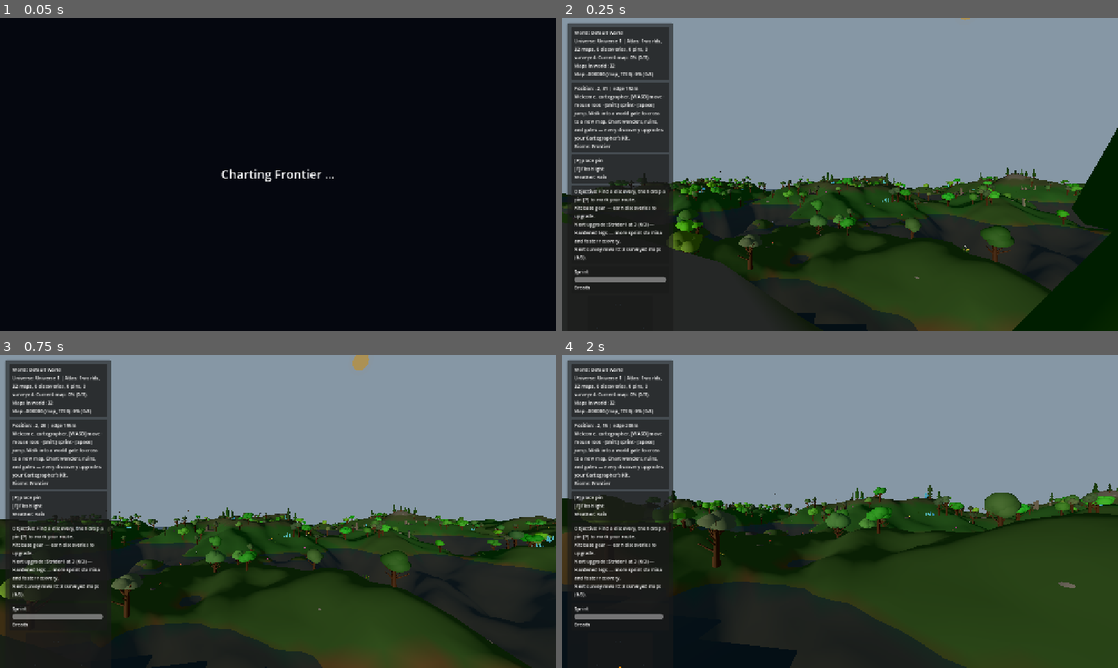
Above: before the commit, frames 1-4 (two rows, left to right).
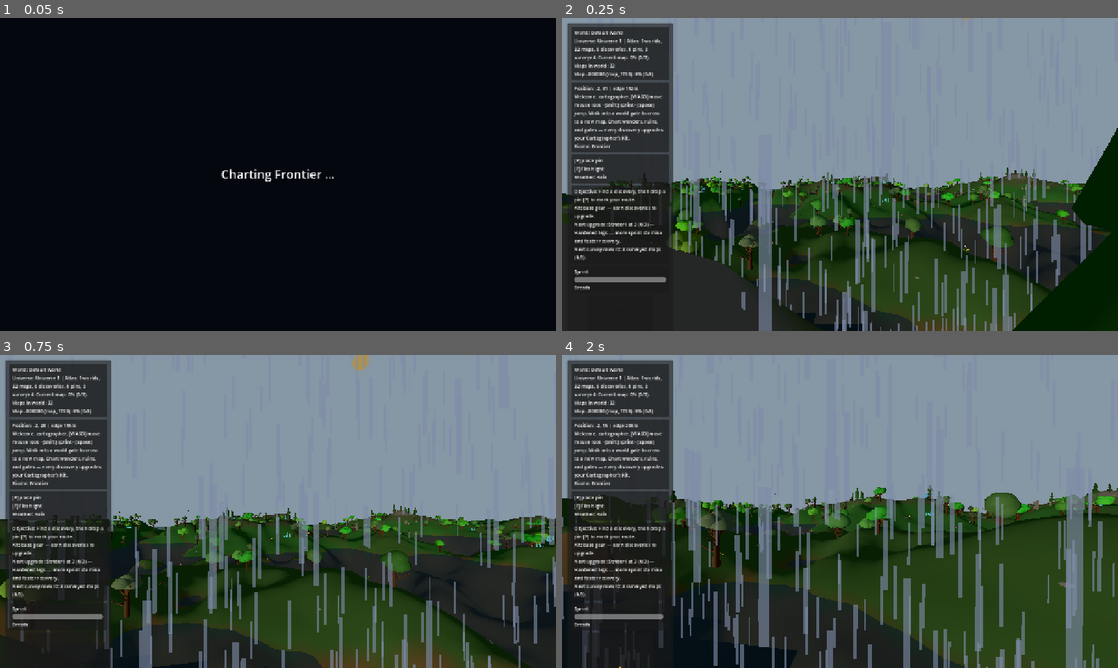
Above: after the commit, the same moments.

Repository: emkey1/Gatewalk
Game: Godot game, scene res://scenes/main.tscn
Two runs of this game, one before a commit and one after it. Both use one fixed random seed, a clock stepped at 60 frames per second and the inputs below.
Inputs (mouse positions are in pixels of both pictures, inside the frame that each line leads up to):
- Up to frame 1 (0.05 s): no input
- Up to frame 2 (0.25 s): no input
- Up to frame 3 (0.75 s): tap Enter at 0.5 s; move the mouse to (305, 511) at 0.52 s; hold W (move_forward) from 0.53 s (still down); hold Shift (sprint) from 0.53 s (still down)
- Up to frame 4 (2 s): keep holding W (move_forward); tap Space (jump) at 0.77, 1.07, 1.52, 1.82 s; move the mouse to (812, 511) at 1.27 s; release Shift (sprint) at 1.28 s; tap E at 1.35 s

Frame 1 is identical in both runs. In frame 2, 7.1% of the frame differs, in the area x 14-96%, y 0-100%; in frame 3, 6.5%; in frame 4, 10%, in the area x 0-100%, y 41-100%.

Commit message:
Rain: tall eye-level column, denser, so it reads looking ahead/down too
Rain was only visible looking UP: a thin sheet emitted far overhead reads
along the fall axis, but a horizontal/downward sightline crosses only a sparse
slice. Now emitted across a TALL box (14m) that straddles eye level, in a
TIGHTER column (16m wide, was 30m), with 4000 drops (was 2000) -- so a forward
or downward sightline crosses dense rain too, not just looking straight up.
The column still follows the player on all axes (Main._update_weather_follow).

Verified headless: builds with the new values, snow/blizzard intact, both
suites green. Visibility itself needs a playtest (headless can't render).

Co-Authored-By: Claude Opus 4.8 <noreply@anthropic.com>

Diff:
--- a/scripts/factories/WeatherFactory.gd
+++ b/scripts/factories/WeatherFactory.gd
@@ -41,22 +41,24 @@
 	root.name = "Weather_Rain"
 
 	var particles := GPUParticles3D.new()
-	# Dense field in a tighter column centred on the player so the rain reads when you
-	# look straight ahead, not only straight up.
-	particles.amount = 2000
-	particles.lifetime = 1.0
-	particles.preprocess = 1.0
+	# Rain reads only when you look UP (along the fall axis) if it's a thin sheet emitted from
+	# far overhead. Emit instead across a TALL box that straddles eye level, in a TIGHT column
+	# right around the player, with lots of drops — so a horizontal sightline crosses dense rain
+	# too, not just a sparse slice. The column follows the player (Main._update_weather_follow).
+	particles.amount = 4000
+	particles.lifetime = 0.95
+	particles.preprocess = 0.95
 	particles.local_coords = false
-	particles.position = Vector3(0.0, 15.0, 0.0)
+	particles.position = Vector3(0.0, 4.0, 0.0)
 
 	var process := ParticleProcessMaterial.new()
 	process.emission_shape = ParticleProcessMaterial.EMISSION_SHAPE_BOX
-	process.emission_box_extents = Vector3(15.0, 0.5, 15.0)
-	process.direction = Vector3(0.05, -1.0, 0.0)
-	process.spread = 5.0
-	process.initial_velocity_min = 15.0
-	process.initial_velocity_max = 20.0
-	process.gravity = Vector3(0.0, -22.0, 0.0)
+	process.emission_box_extents = Vector3(8.0, 7.0, 8.0)   # 16m-wide, 14m-tall column straddling eye level
+	process.direction = Vector3(0.08, -1.0, 0.0)
+	process.spread = 6.0
+	process.initial_velocity_min = 12.0
+	process.initial_velocity_max = 18.0
+	process.gravity = Vector3(0.0, -20.0, 0.0)
 	process.scale_min = 0.7
 	process.scale_max = 1.2
 	particles.process_material = process
@@ -64,9 +66,9 @@
 	# Longer streaks so a drop overlaps itself between frames (a short streak moving fast
 	# strobes into sparse dots — readable along the fall axis, not across it).
 	var streak := QuadMesh.new()
-	streak.size = Vector2(0.05, 1.05)
+	streak.size = Vector2(0.06, 0.95)
 	var mat := StandardMaterial3D.new()
-	mat.albedo_color = Color(0.68, 0.76, 0.92, 0.55)
+	mat.albedo_color = Color(0.68, 0.76, 0.92, 0.62)
 	mat.transparency = BaseMaterial3D.TRANSPARENCY_ALPHA
 	mat.shading_mode = BaseMaterial3D.SHADING_MODE_UNSHADED
 	mat.billboard_mode = BaseMaterial3D.BILLBOARD_FIXED_Y
